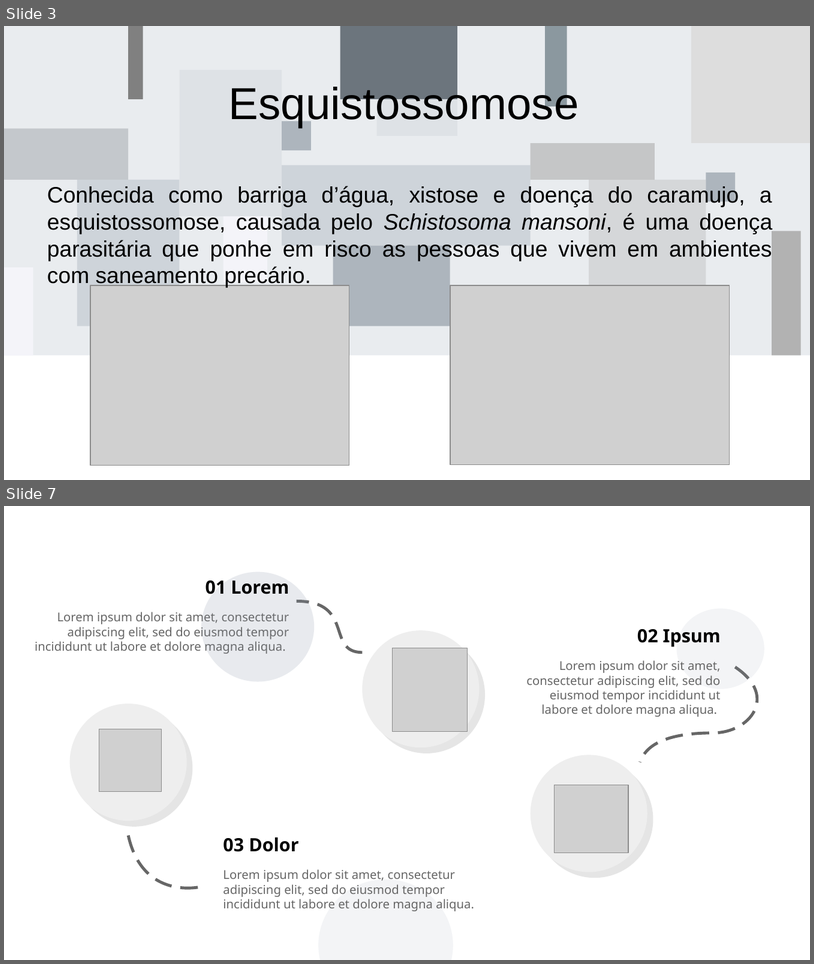
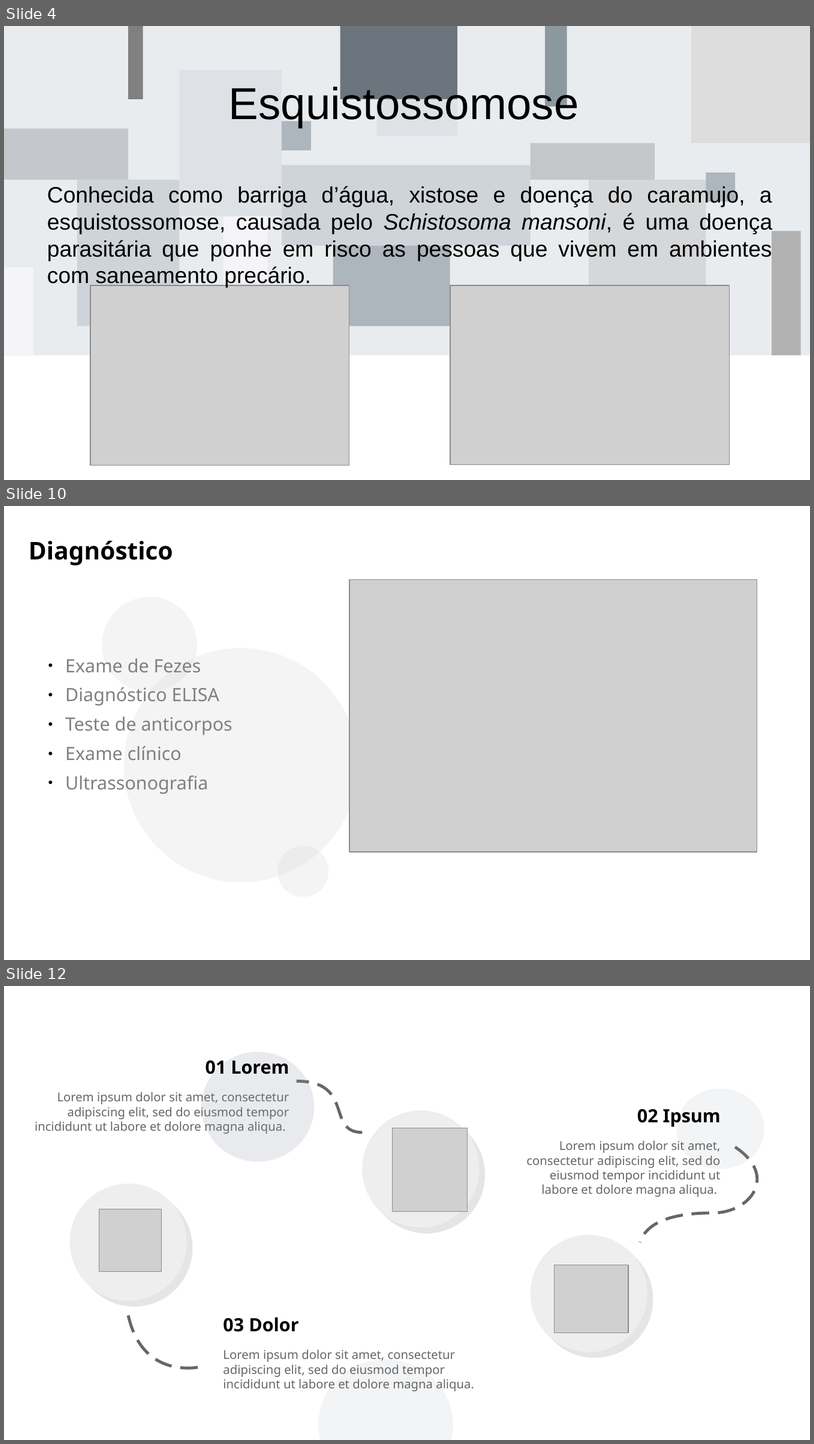
Before and after one commit to andreypereira08/teste, a slide deck: esquistossomose_atvbio.odp. Shown one above the other, each under a label of ours: slides 3 and 7 before the commit, slides 4, 10 and 12 after it; the slides between them are not shown. The pictures are 814x964 and 814x1444 pixels, drawn with LibreOffice and Linux fonts; fonts in the diff are those of the drawing; grey boxes stand for pictures; background and template pictures are left out. Boxes give left, top, right and bottom in pixels: in the first picture for what was removed or moved away, otherwise in the second. Text is boxed around its words. In the diff, an @@ line names an element or a change of style, - is before the commit and + after.

```diff
--- a/esquistossomose_atvbio.odp
+++ b/esquistossomose_atvbio.odp
@@ slide 10 added at box(4, 506, 810, 960), background #FFFFFF @@
@@ text added at box(29, 541, 173, 565), 24 pt, text #000000, bold @@
+Diagnóstico
@@ rectangle added at box(350, 564, 810, 960), fill #FFFFFF, outline #FFFFFF 0 pt @@
@@ picture added at box(350, 580, 758, 852) @@
@@ ellipse added at box(102, 597, 197, 692), fill #CCCCCC at 20% opacity @@
@@ ellipse added at box(124, 648, 358, 882), fill #CCCCCC at 20% opacity @@
@@ text added at box(65, 658, 233, 793), 18 pt, text #808080 @@
+● Exame de Fezes
+● Diagnóstico ELISA
+● Teste de anticorpos
+● Exame clínico
+● Ultrassonografia
@@ ellipse added at box(278, 846, 329, 897), fill #CCCCCC at 20% opacity @@
@@ ellipse added at box(393, 880, 551, 939), fill #FFFFFF, outline #FFFFFF 0 pt @@
@@ what was slide 3 is now slide 4 @@
@@ what was slide 7 is now slide 12 @@
```
Also in this commit, not shown: 4 slides changed, 6 other slides added, 2 slides removed, 1 other file.
